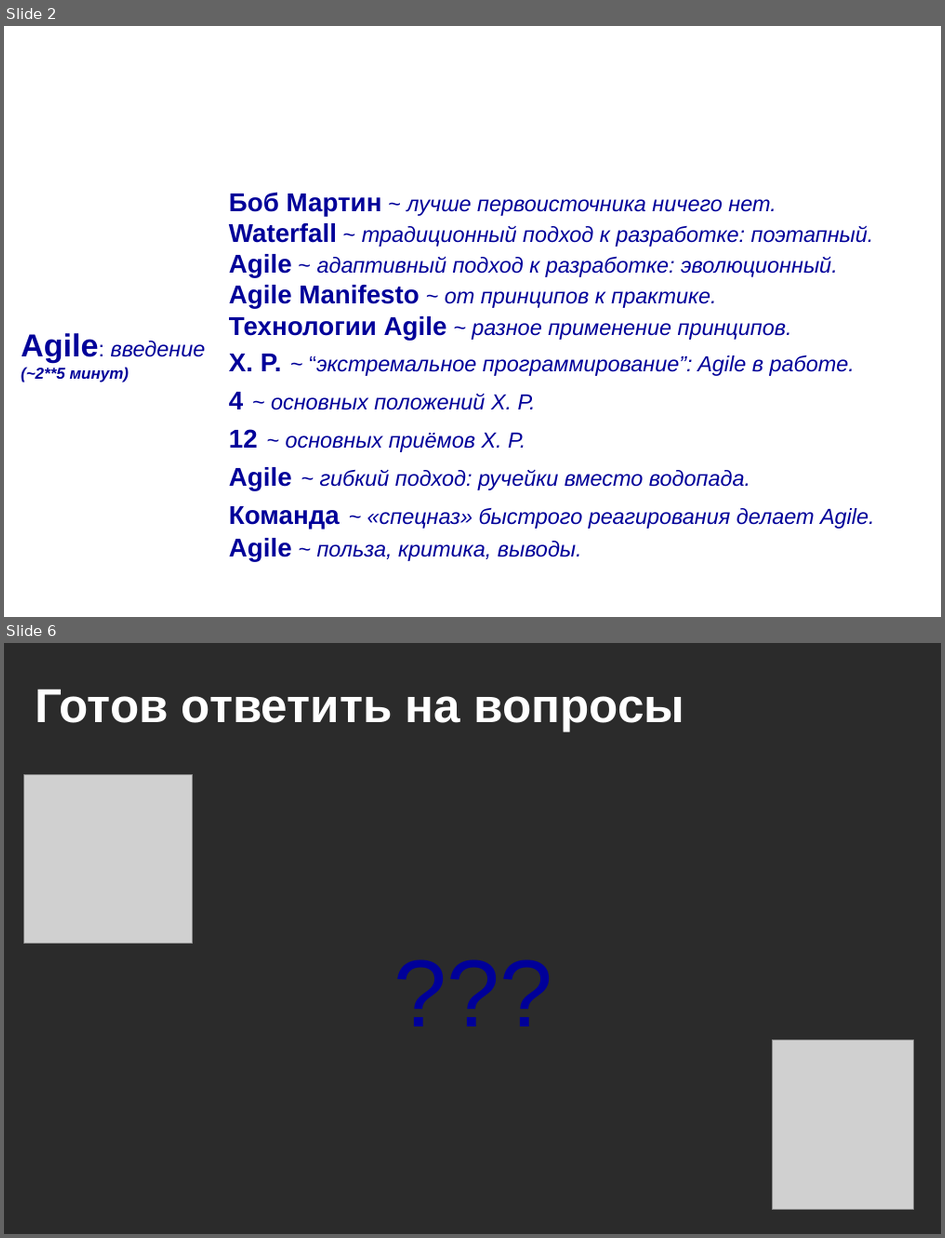
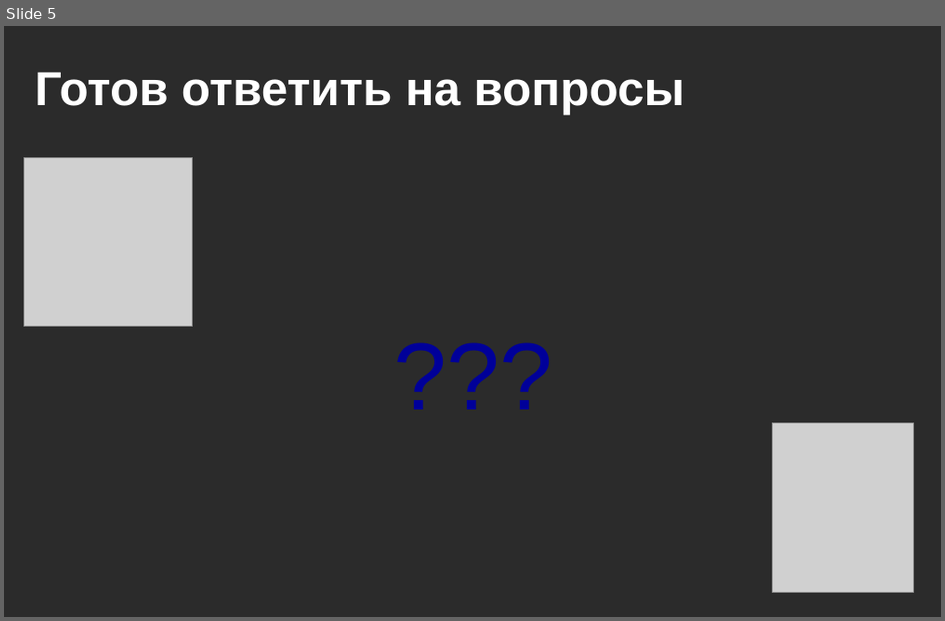
Before and after one commit to mike-shock/Go_language, a slide deck: Go_Intro.odp. Shown one above the other, each under a label of ours: slides 2 and 6 before the commit, slide 5 after it; the slides between them are not shown. The pictures are 945x1238 and 945x621 pixels, drawn with LibreOffice and Linux fonts; fonts in the diff are those of the drawing; grey boxes stand for pictures; background and template pictures are left out; a plain dark background stands for a picture behind light text. Boxes give left, top, right and bottom in pixels: in the first picture for what was removed or moved away, otherwise in the second. Text is boxed around its words. In the diff, an @@ line names an element or a change of style, - is before the commit and + after.

```diff
--- a/Go_Intro.odp
+++ b/Go_Intro.odp
@@ slide 2 removed at [4, 26, 941, 617], background picture (left out) @@
@@ text removed at [32, 52, 909, 123] @@
-О чём пойдёт речь
@@ text removed at [229, 192, 875, 561] @@
-Боб Мартин ~ лучше первоисточника ничего нет.
-Waterfall ~ традиционный подход к разработке: поэтапный.
-Agile ~ адаптивный подход к разработке: эволюционный.
-Agile Manifesto ~ от принципов к практике.
-Технологии Agile ~ разное применение принципов.
-X. P. ~ “экстремальное программирование”: Agile в работе.
-4 ~ основных положений X. P.
-12 ~ основных приёмов X. P.
-Agile ~ гибкий подход: ручейки вместо водопада.
-Команда ~ «спецназ» быстрого реагирования делает Agile.
-Agile ~ польза, критика, выводы.
@@ text removed at [21, 333, 206, 382] @@
-Agile: введение
-(~2**5 минут)
@@ what was slide 6 is now slide 5 @@
```
Also in this commit, not shown: 3 slides changed, 1 slide added, 1 other slide removed.
